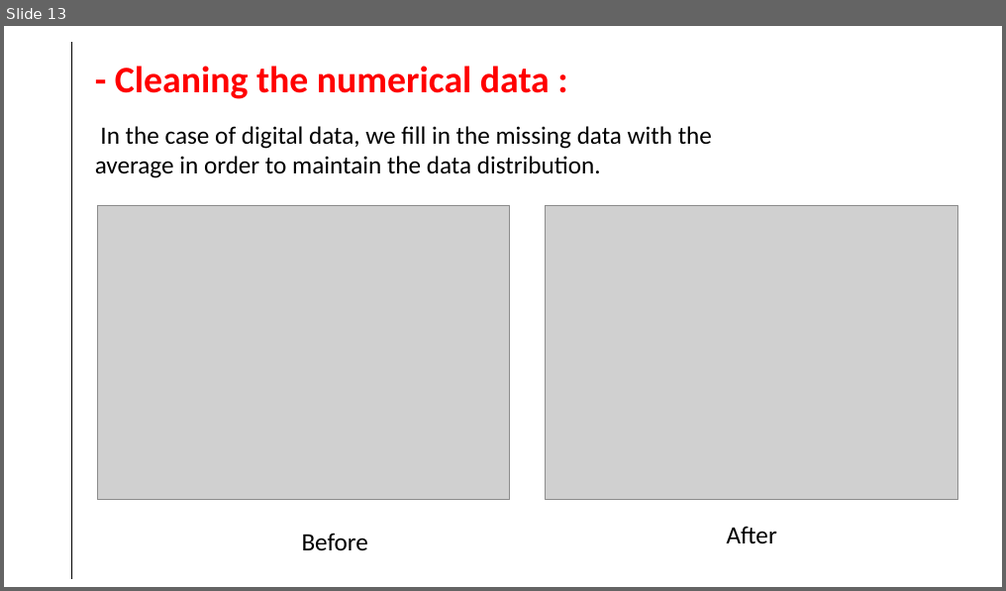
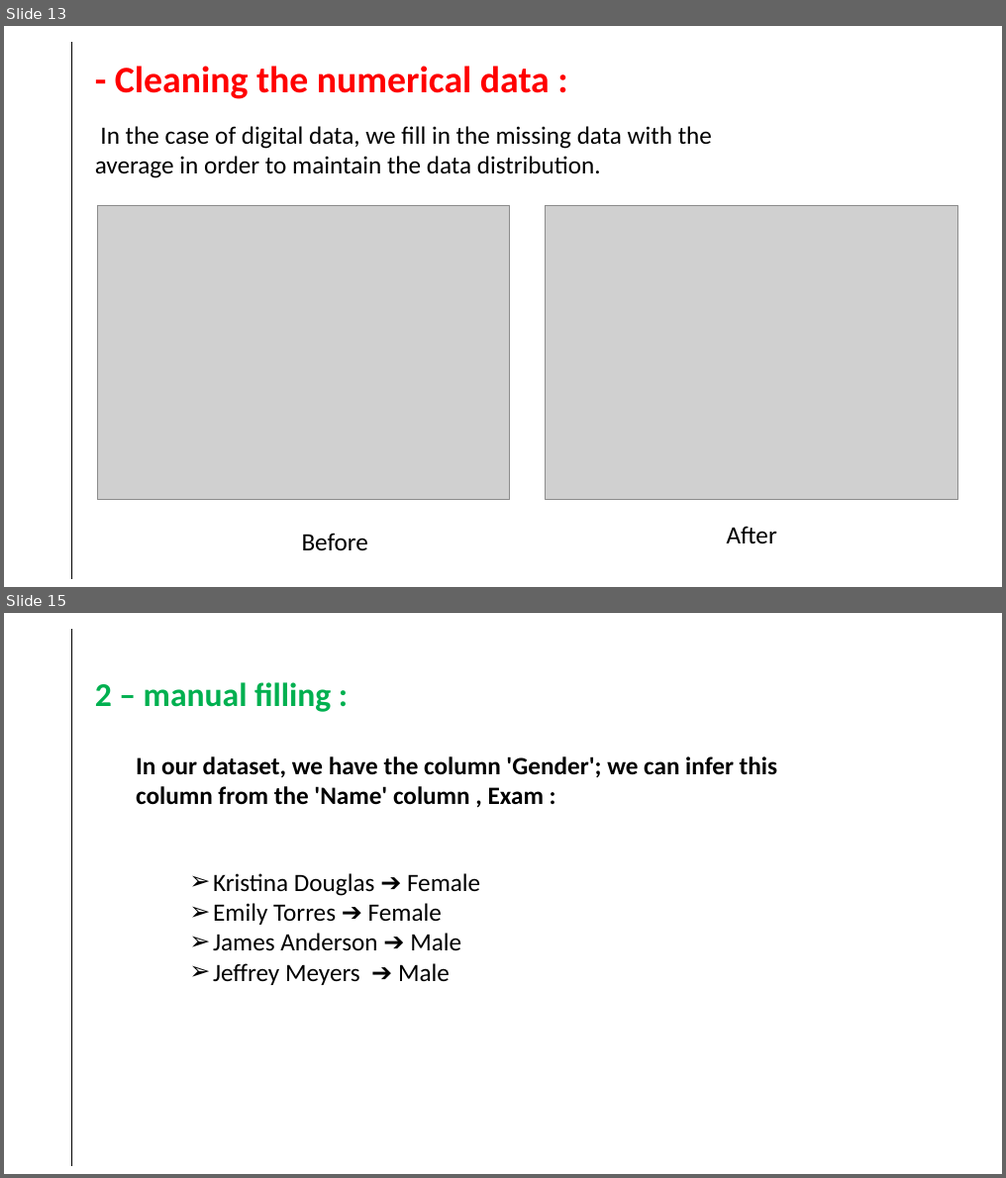
Before and after one commit to SmidaMohamedTaher/eda-task, a slide deck: Presentation1.pptx. Shown one above the other, each under a label of ours: slide 13 before the commit, slides 13 and 15 after it; the slides between them are not shown. The pictures are 1006x591 and 1006x1178 pixels, drawn with LibreOffice and Linux fonts; fonts in the diff are those of the drawing; grey boxes stand for pictures. Boxes give left, top, right and bottom in pixels: in the first picture for what was removed or moved away, otherwise in the second. Text is boxed around its words. In the diff, an @@ line names an element or a change of style, - is before the commit and + after.

```diff
--- a/Presentation1.pptx
+++ b/Presentation1.pptx
@@ slide 15 added at (4,613,1002,1174), background #FFFFFF @@
@@ line added from (71, 629) to (71, 1166), #000000 0.5 pt @@
@@ text added at (95,682,331,712), 32 pt, text #00B050, bold @@
+2 – manual filling :
@@ text added at (136,757,777,805), 24 pt, text #000000, bold @@
+In our dataset, we have the column 'Gender'; we can infer this column from the 'Name' column , Exam :
@@ text added at (213,873,480,985), 24 pt, text #000000 @@
+➢ Kristina Douglas ➔ Female
+➢ Emily Torres ➔ Female
+➢ James Anderson ➔ Male
+➢ Jeffrey Meyers ➔ Male
```
Also in this commit, not shown: 3 slides changed, 1 other file.
